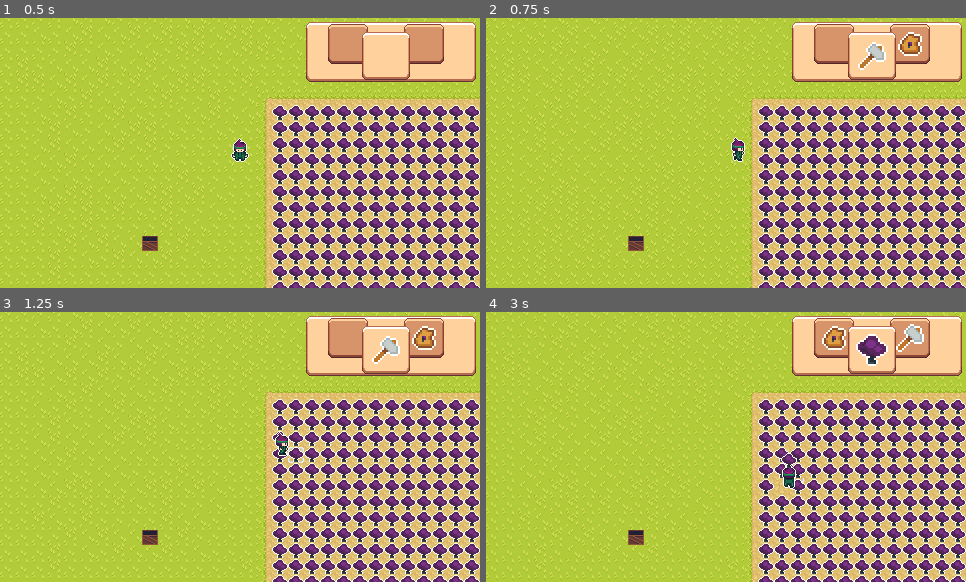
Above: before the commit, frames 1-4 (two rows, left to right).
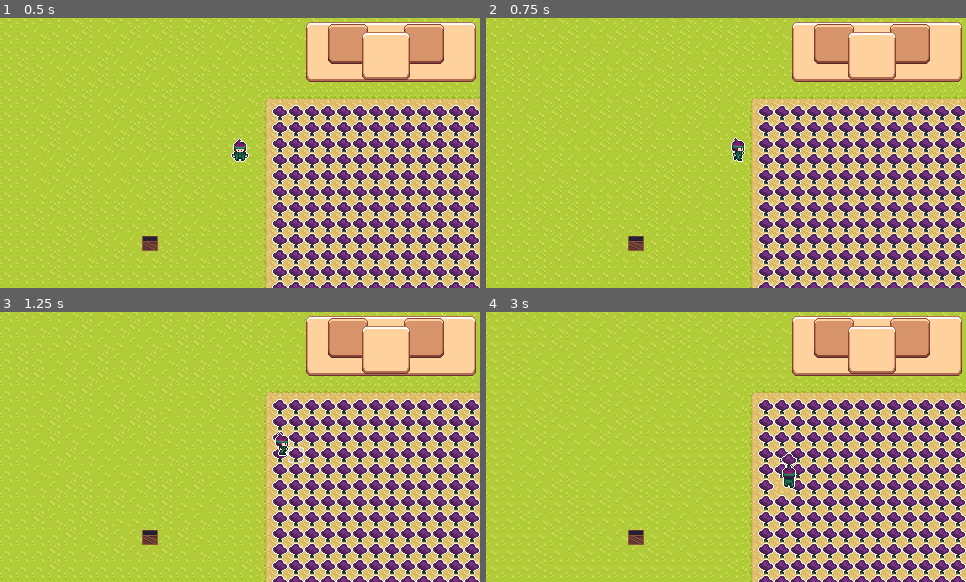
Above: after the commit, the same moments.

Repository: Jukaio/GGJ2024
Game: Godot game, scene res://scenes/entry_point.tscn
The game is run twice, just before and just after one commit, with the same random seed, the same clock (stepped at 60 frames per second) and the same inputs.
Inputs:
- Up to frame 1 (0.5 s): no input
- Up to frame 2 (0.75 s): tap Enter (Start) at 0.5, 0.6 s; hold D (right) from 0.53 s (still down)
- Up to frame 3 (1.25 s): keep holding D (right)
- Up to frame 4 (3 s): release D (right) at 1.28 s; hold S (down) 1.28-2.03 s; tap Enter (Start) at 1.35, 2.3 s; hold D (right) 2.03-2.78 s; tap Space (interact) at 2.1 s; hold W (up) from 2.78 s (still down); tap E (inv_next) at 2.85 s

Frame 1 is identical in both runs. In frame 2, 0.6% of the frame differs, in the area x 77-91%, y 5-20%; in frame 3, 0.6%; in frame 4, 1.1%, in the area x 65-92%, y 4-64%.

Commit message:
Fixed bug

Diff:
--- a/scripts/UI.gd
+++ b/scripts/UI.gd
@@ -28,6 +28,9 @@
 
 	inventory[0] = temp
 
+func is_full():
+	assert(inventory.size() <= 3, "Too full")
+	return inventory.size() == 3
 
 func add_item(item : int, count : int):
 	for inv_item in inventory:
@@ -66,12 +69,12 @@
 	if Input.is_action_just_pressed("inv_next"):
 		rotr()
 
-	if Input.is_action_just_pressed("Start"):
-		add_item(last, 1)
-		last = (last + 1) % 10
+	#if Input.is_action_just_pressed("Start"):
+	#	add_item(last, 1)
+	#	last = (last + 1) % 10
 
-	if Input.is_action_just_pressed("left"):
-		try_remove_equipped_item()
+	#if Input.is_action_just_pressed("left"):
+	#	try_remove_equipped_item()
 
 	var new_state = hash(inventory)
 	if new_state != hState:
--- a/scripts/hoe_tool.gd
+++ b/scripts/hoe_tool.gd
@@ -114,6 +114,7 @@
 	was_interact_pressed_this_frame = Input.is_action_just_pressed("interact")
 
 	if player_character.PickedUpMushroom.visible:
+		highlightNode.visible = false
 		return
 
 	var seedMap = player_character.seedMap
--- a/scripts/player_character.gd
+++ b/scripts/player_character.gd
@@ -207,6 +207,7 @@
 	print("slot 1 purchase, cost: " + str(cost))
 
 	if cost <= Money:
-		Money -= cost
-		shop_item.purchased()
-		ui.add_item(shop_item.frame, 1)
+		if !ui.is_full():
+			Money -= cost
+			shop_item.purchased()
+			ui.add_item(shop_item.frame, 1)
